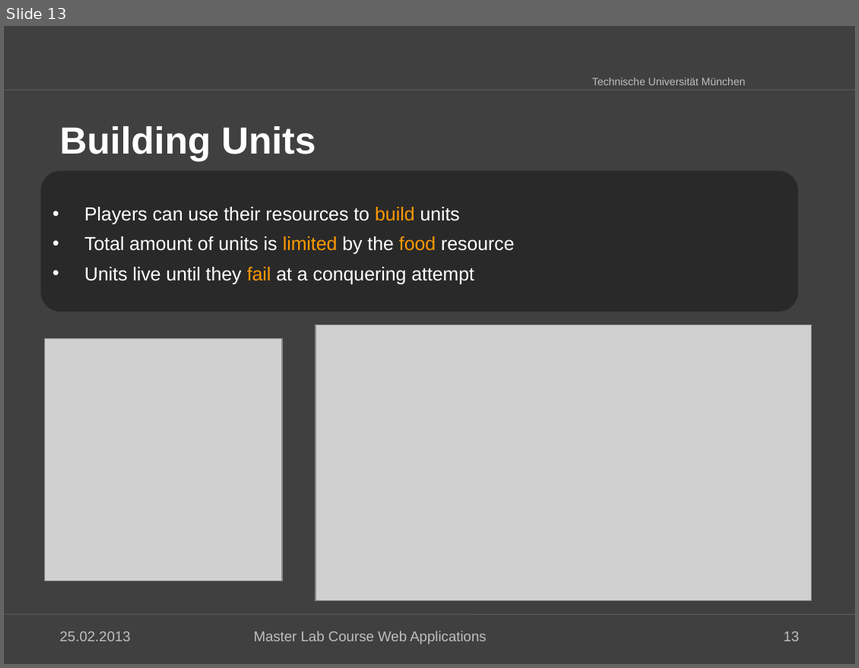
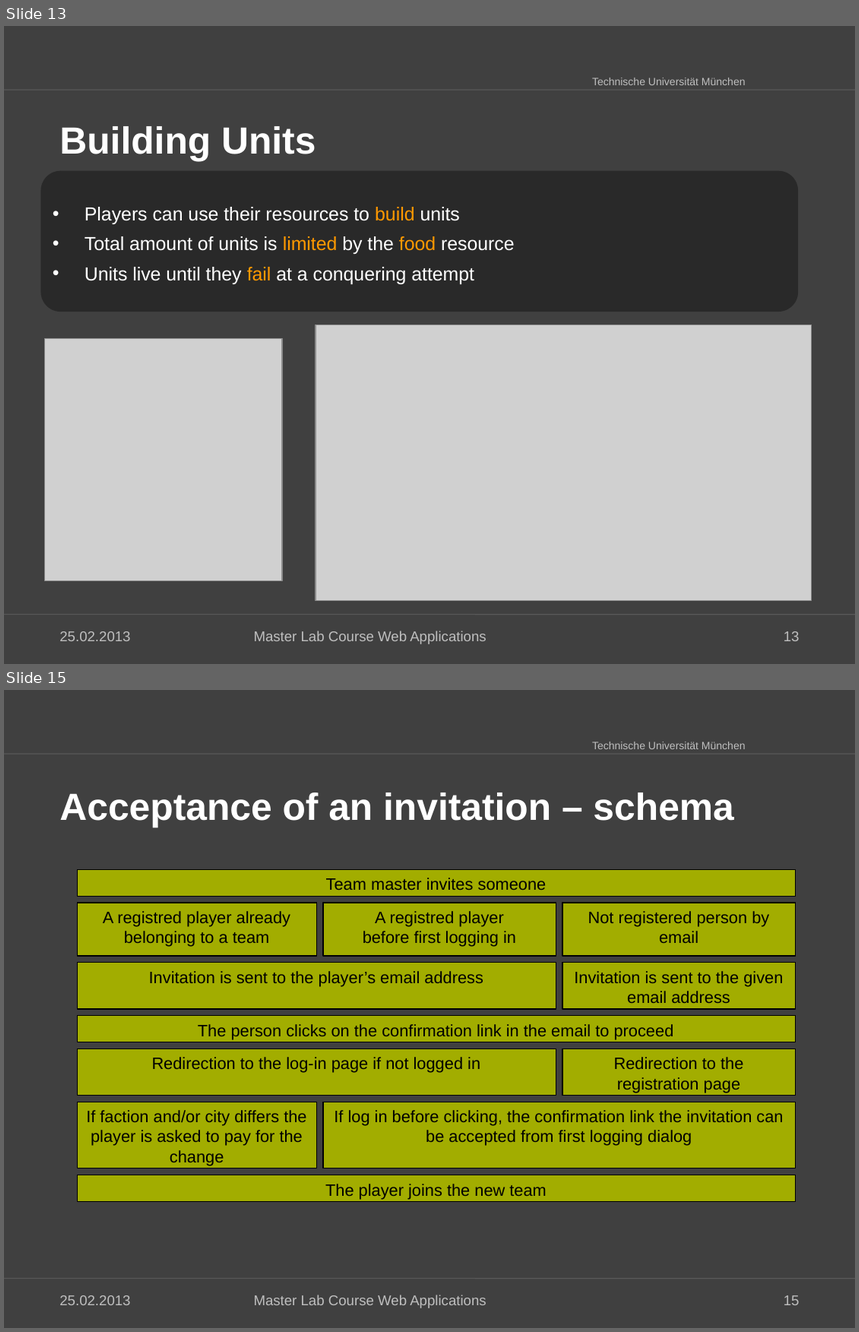
Before and after one commit to kneczaj/pi-puppids, a slide deck: docs/group4_Final_Presentation.pptx. Shown one above the other, each under a label of ours: slide 13 before the commit, slides 13 and 15 after it; the slides between them are not shown. The pictures are 859x668 and 859x1332 pixels, drawn with LibreOffice and Linux fonts; fonts in the diff are those of the drawing; grey boxes stand for pictures; background and template pictures are left out. Boxes give left, top, right and bottom in pixels: in the first picture for what was removed or moved away, otherwise in the second. Text is boxed around its words. In the diff, an @@ line names an element or a change of style, - is before the commit and + after.

Commit message:
Slide about team management and invitation schema added

```diff
--- a/docs/group4_Final_Presentation.pptx
+++ b/docs/group4_Final_Presentation.pptx
@@ slide 15 added at <box>4,690,855,1328</box>, background #404040; not listed: 3 template elements that a slide beside it also shows @@
@@ title added at <box>59,793,734,828</box>, 32 pt, text #FFFFFF, bold @@
+Acceptance of an invitation – schema
@@ rectangle added at <box>77,869,796,896</box>, fill #A2AD00, outline #000000 0.75 pt, 14 pt, text #000000 @@
+Team master invites someone
@@ rectangle added at <box>77,903,316,957</box>, fill #A2AD00, outline #000000 0.75 pt, 14 pt, text #000000 @@
+A registred player already belonging to a team
@@ rectangle added at <box>323,903,556,957</box>, fill #A2AD00, outline #000000 0.75 pt, 14 pt, text #000000 @@
+A registred player
+before first logging in
@@ rectangle added at <box>563,903,794,957</box>, fill #A2AD00, outline #000000 0.75 pt, 14 pt, text #000000 @@
+Not registered person by email
@@ rectangle added at <box>77,962,557,1009</box>, fill #A2AD00, outline #000000 0.75 pt, 14 pt, text #000000 @@
+Invitation is sent to the player’s email address
@@ rectangle added at <box>563,962,794,1009</box>, fill #A2AD00, outline #000000 0.75 pt, 14 pt, text #000000 @@
+Invitation is sent to the given email address
@@ rectangle added at <box>77,1016,796,1043</box>, fill #A2AD00, outline #000000 0.75 pt, 14 pt, text #000000 @@
+The person clicks on the confirmation link in the email to proceed
@@ rectangle added at <box>77,1049,557,1096</box>, fill #A2AD00, outline #000000 0.75 pt, 14 pt, text #000000 @@
+Redirection to the log-in page if not logged in
@@ rectangle added at <box>563,1049,794,1096</box>, fill #A2AD00, outline #000000 0.75 pt, 14 pt, text #000000 @@
+Redirection to the registration page
@@ rectangle added at <box>77,1102,316,1168</box>, fill #A2AD00, outline #000000 0.75 pt, 14 pt, text #000000 @@
+If faction and/or city differs the player is asked to pay for the change
@@ rectangle added at <box>323,1102,796,1168</box>, fill #A2AD00, outline #000000 0.75 pt, 14 pt, text #000000 @@
+If log in before clicking, the confirmation link the invitation can be accepted from first logging dialog
@@ rectangle added at <box>77,1175,796,1201</box>, fill #A2AD00, outline #000000 0.75 pt, 14 pt, text #000000 @@
+The player joins the new team
@@ text added at <box>59,1296,130,1306</box>, 12 pt, text #BFBFBF @@
+25.02.2013
@@ text added at <box>254,1295,486,1309</box>, 12 pt, text #BFBFBF @@
+Master Lab Course Web Applications
@@ page number added at <box>784,1296,800,1306</box>, 12 pt, text #BFBFBF @@
+15
```
Also in this commit, not shown: 1 other slide added.
